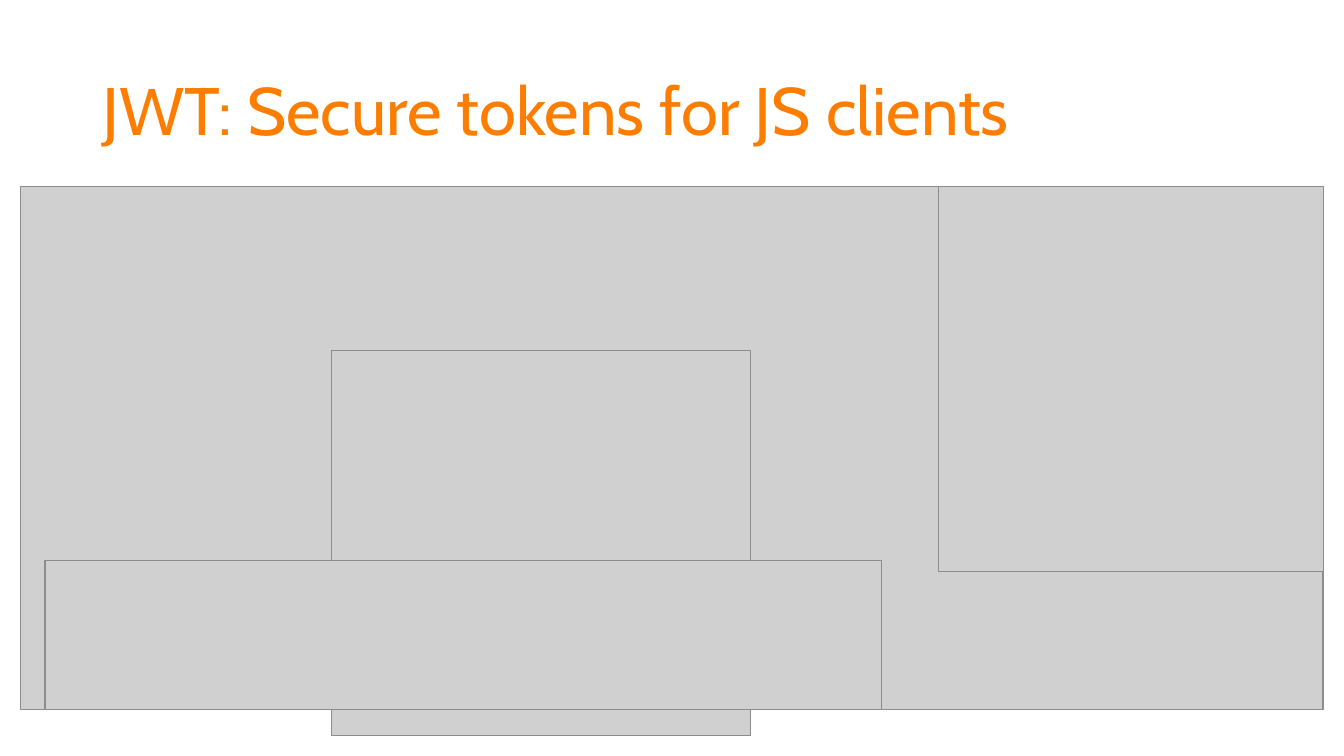
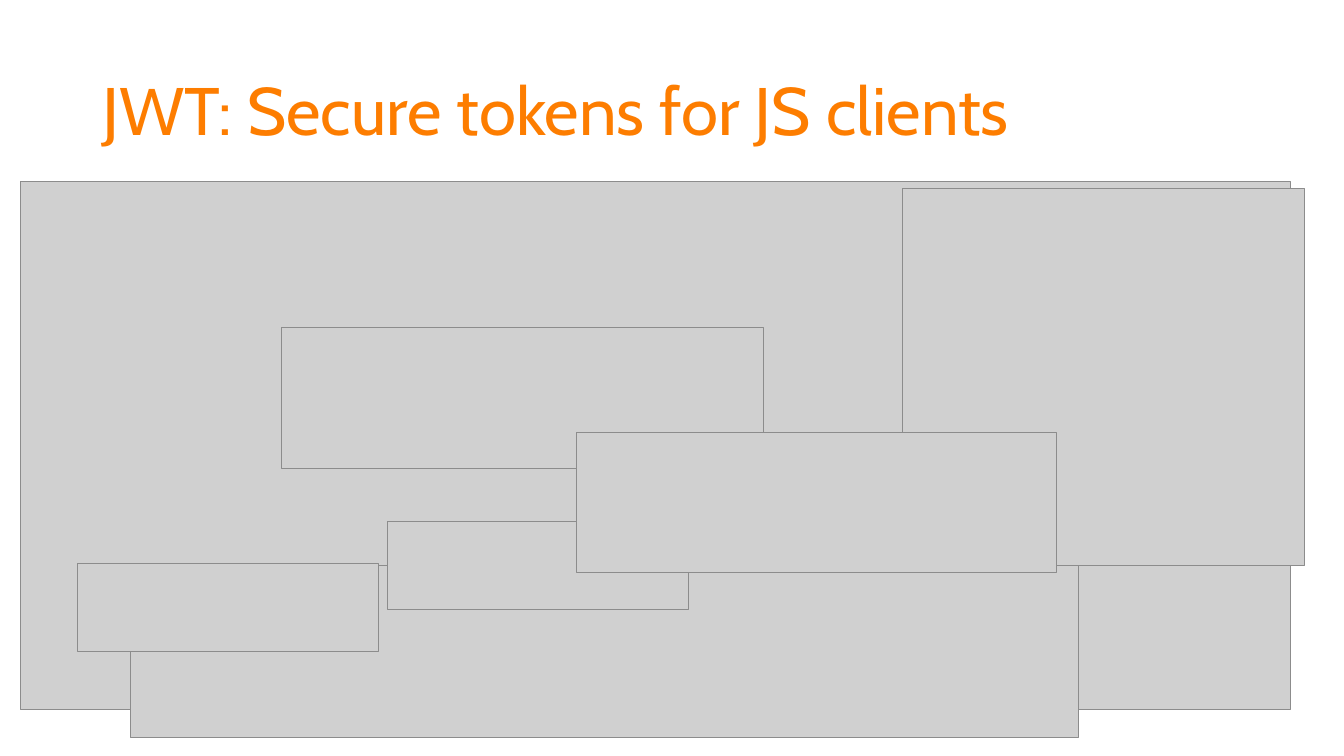
Before and after one commit to spetryjohnson/Securing-Your-API-Endpoints, a slide deck: slide 37 of Securing Your API Endpoints.pptx. Drawn at 1344x756 pixels with LibreOffice and Linux fonts; fonts in the diff are those of the drawing; grey boxes stand for pictures. Boxes give left, top, right and bottom in pixels: in the first picture for what was removed or moved away, otherwise in the second. Text is boxed around its words. In the diff, an @@ line names an element or a change of style, - is before the commit and + after.

```diff
--- a/Securing Your API Endpoints.pptx
+++ b/Securing Your API Endpoints.pptx
@@ picture: place and size @@
-picture at <box>21,187,1324,710</box>
+picture at <box>21,181,1291,710</box>
@@ picture: place and size @@
-picture at <box>940,187,1324,572</box>
+picture at <box>902,189,1304,567</box>
@@ picture added at <box>281,328,764,469</box> @@
@@ picture removed at <box>331,351,751,736</box> @@
@@ picture added at <box>577,433,1057,573</box> @@
@@ picture added at <box>387,521,689,610</box> @@
@@ picture added at <box>78,564,379,652</box> @@
@@ picture: place and size @@
-picture at <box>45,561,882,709</box>
+picture at <box>130,566,1079,737</box>
```
Also in this commit, not shown: 5 other slides changed, 4 slides added, 3 other files.
